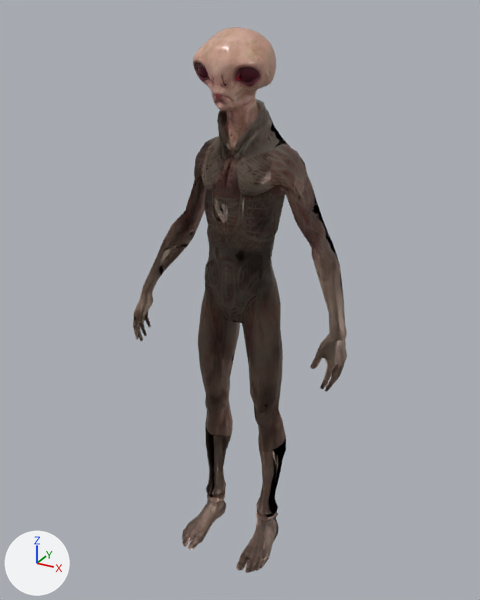
The glTF model games/amsterdam-coffeeshop/models/scornguy.glb: old version first, new version second.
One viewpoint serves both versions: a camera (50 mm lens) standing at (1.036, -1.897, 1.97) and looking at (-0.003, -0.007, 1.025). Lighting does not change. The marker at lower left points along +X, +Y and +Z. The first picture is the older version. Where no turn or scale is listed for an object, it has been applied to the vertices.
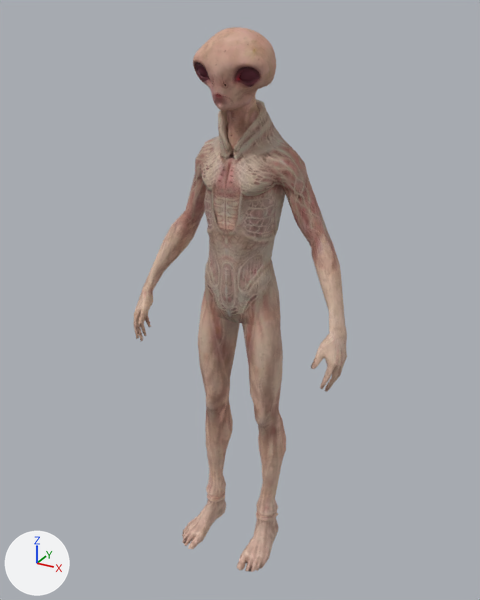
Location of each change, (x1, y1, x2, y2) in pixels of the pictures (480 x 600 px):
'Object_7', surface changed (lighter): (134, 99, 347, 572) in both

The change, as a diff of the scene's bpy script:
```diff
--- a/games/amsterdam-coffeeshop/models/scornguy.glb.py
+++ b/games/amsterdam-coffeeshop/models/scornguy.glb.py
@@ img_image_1 @@
-img_image_1 = load_image('Image_1', '_unpacked/Image_1', 1024, 1024, 'Non-Color')
+img_image_1 = load_image('Image_1', '_unpacked/Image_1', 512, 512, 'sRGB')
@@ mat_torso @@
 n0 = _N.new('ShaderNodeBsdfPrincipled'); n0.name = 'Principled BSDF'
-n0.inputs[1].default_value = 0.303  # 'Metallic'
-n0.inputs[2].default_value = 0.448  # 'Roughness'
+n0.inputs[2].default_value = 0.75  # 'Roughness'
 n1 = _N.new('ShaderNodeOutputMaterial'); n1.name = 'Material Output'
@@ mat_torso @@
 n2.image = img_image_0
-n3 = _N.new('ShaderNodeNormalMap'); n3.name = 'Normal Map'
-n3.uv_map = 'UVMap'
-n4 = _N.new('ShaderNodeTexImage'); n4.name = 'Image Texture.001'
-n4.image = img_image_1
 _L.new(n0.outputs[0], n1.inputs[0])  # 'BSDF' to 'Surface'
 _L.new(n2.outputs[0], n0.inputs[0])  # 'Color' to 'Base Color'
-_L.new(n3.outputs[0], n0.inputs[5])  # 'Normal' to 'Normal'
-_L.new(n4.outputs[0], n3.inputs[1])  # 'Color' to 'Color'
@@ mat_head @@
 mat_head = bpy.data.materials.new('Head')
-# nodes: BsdfPrincipled, Math x2, NormalMap, OutputMaterial, SeparateColor, TexImage x3
-# uses the picture img_image_2
-# uses the picture img_image_3
-# uses the picture img_image_4
+# nodes: BsdfPrincipled, OutputMaterial, TexImage
+# uses the picture img_image_1
```
